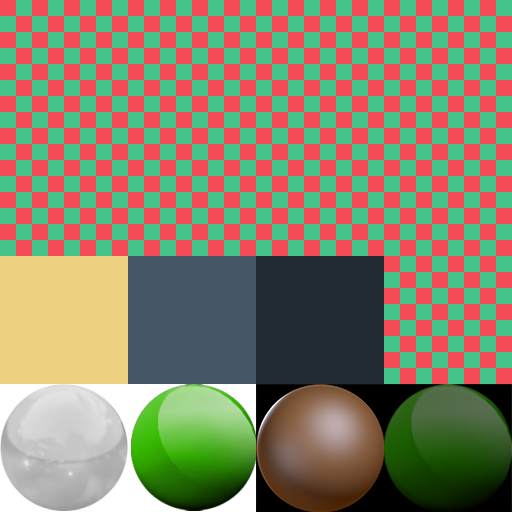
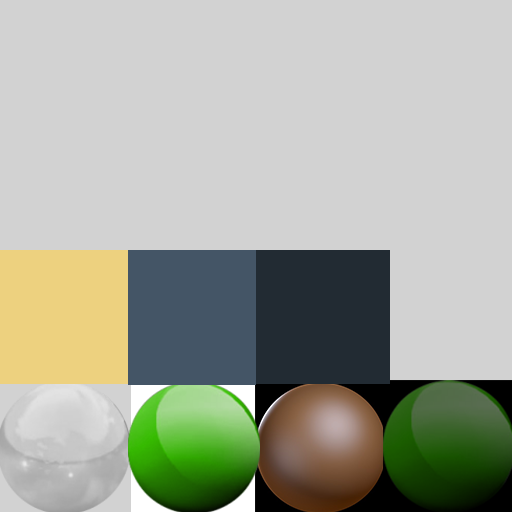
The second 512×512 image is a revision of the first. Changes to its layers:
painted on "Rectangle 1 copy 2" over [left=256, top=250, right=390, bottom=384]
painted on "Rectangle 1 copy" over [left=128, top=250, right=256, bottom=385]
painted on "Rectangle 1" over [left=0, top=250, right=128, bottom=256]
painted on "foliage_dark" over [left=383, top=380, right=512, bottom=512]
moved "foliage" above "mountain", painted on it over [left=128, top=384, right=260, bottom=512]
painted on "mountain" over [left=255, top=382, right=387, bottom=512]
painted on "Layer 1" over [left=0, top=384, right=131, bottom=512]
added layer "Rectangle 2" above "Group 1" over [left=0, top=384, right=131, bottom=512]
added group "Group 1" with 9 layers over [left=0, top=0, right=512, bottom=384]
moved "Rectangle 2 copy 9" (1st of 4, in "Group 1") into group "Group 1" over [left=384, top=0, right=512, bottom=128]
moved "Rectangle 2 copy 9" (2nd of 4, in "Group 1") into group "Group 1" over [left=256, top=0, right=384, bottom=128]
moved "Rectangle 2 copy 9" (3rd of 4, in "Group 1") into group "Group 1" over [left=128, top=0, right=256, bottom=128]
moved "Rectangle 2 copy 9" (4th of 4, in "Group 1") into group "Group 1" over [left=0, top=0, right=128, bottom=128]
moved "Rectangle 2 copy 10" into group "Group 1" over [left=384, top=256, right=512, bottom=384]
moved "Rectangle 2 copy 8" (1st of 2, in "Group 1") into group "Group 1" over [left=384, top=128, right=512, bottom=256]
moved "Rectangle 2 copy 8" (2nd of 2, in "Group 1") into group "Group 1" over [left=256, top=128, right=384, bottom=256]
moved "Rectangle 2 copy 7" into group "Group 1" over [left=128, top=128, right=256, bottom=256]
moved "Rectangle 2 copy 6" into group "Group 1" over [left=0, top=128, right=128, bottom=256]
